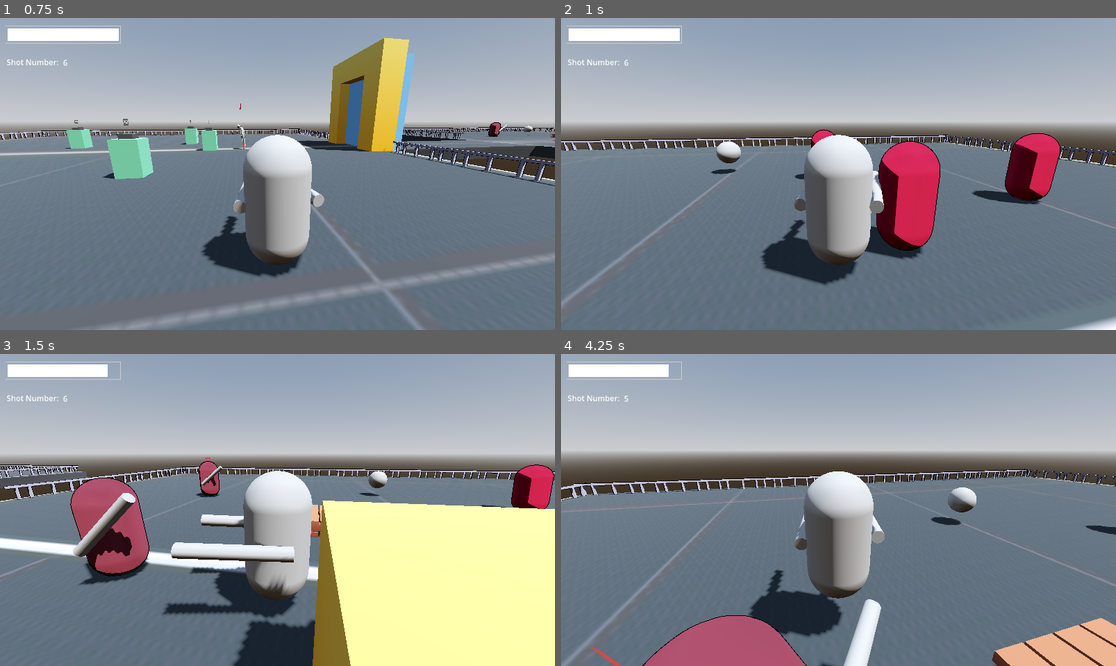
Above: before the commit, frames 1-4 (two rows, left to right).
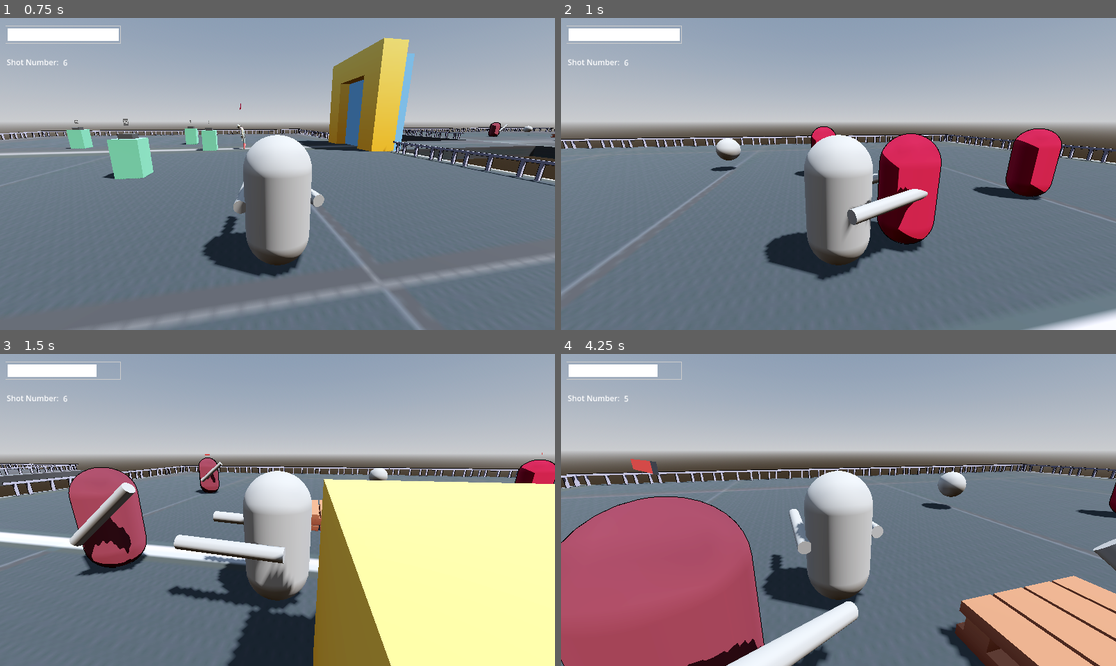
Above: after the commit, the same moments.

Repository: yashGhela/blame
Game: Godot game, scene res://levels/lab.tscn
The game is run twice, just before and just after one commit, with the same random seed, the same clock (stepped at 60 frames per second) and the same inputs. The project has no main scene, so this scene is started directly.
Inputs (mouse positions are in pixels of both pictures, inside the frame that each line leads up to):
- Up to frame 1 (0.75 s): tap Enter at 0.5 s; move the mouse to (305, 174) at 0.52 s; hold W (forward) from 0.53 s (still down); click (305, 174) at 0.6 s
- Up to frame 2 (1 s): keep holding W (forward); tap Space (jump) at 0.77 s; tap Q (snap) at 0.8 s
- Up to frame 3 (1.5 s): keep holding W (forward); move the mouse to (249, 510) at 1.27 s; tap Q (snap) at 1.35 s
- Up to frame 4 (4.25 s): keep holding W (forward); tap Space (jump) at 1.52, 3.02, 3.77 s; click (810, 510) at 1.55 s; move the mouse to (849, 503) at 2.02 s; right-click (849, 503) at 2.1 s; tap Q (snap) at 2.3, 3.8 s; move the mouse to (832, 516) at 2.77 s; tap F (fire) at 2.85 s; click (832, 516) at 3.05 s; move the mouse to (877, 513) at 3.52 s; click (877, 513) at 3.6 s

Frame 1 is identical in both runs. In frame 2, 6.1% of the frame differs, in the area x 0-100%, y 34-100%; in frame 3, 15%; in frame 4, 32%, in the area x 0-100%, y 3-100%.

Commit message:
added air snapping

Diff:
--- a/gameplay-elements/chainer.tscn
+++ b/gameplay-elements/chainer.tscn
@@ -123,6 +123,6 @@
 transform = Transform3D(1, 0, 0, 0, 1, 0, 0, 0, 1, 0.0030815601, -0.9819255, -0.22344494)
 
 [node name="Cube_003" parent="chainer/rigman/Skeleton3D/eyes" parent_id_path=PackedInt32Array(1246154780, 1144877449) index="0" unique_id=1740875475]
-transform = Transform3D(0.00048248665, 0.018710066, 0.009917797, 0.0023024466, -0.014408353, 0.012551339, 0.013129371, 0.0018391669, -0.002565545, -0.04790879, 0.02580893, -0.23018798)
+transform = Transform3D(0.00048248665, 0.018710067, 0.009917797, 0.0023024466, -0.014408355, 0.012551339, 0.013129371, 0.0018391672, -0.002565545, -0.04790879, 0.02580893, -0.23018798)
 
 [editable path="chainer"]
--- a/scripts/playerthirdpers.gd
+++ b/scripts/playerthirdpers.gd
@@ -3,7 +3,7 @@
 
 var SPEED = 9.0
 const JUMP_VELOCITY = 4.5
-const PHASE_JUMP_FORCE = 12.0
+const PHASE_JUMP_FORCE = 15.0
 
 var is_attacking:=false
 
@@ -139,7 +139,10 @@
 		if is_snapping:
 			return
 
-		snap()
+		if is_on_floor():
+			snap()
+		elif not is_on_floor():
+			airsnap()
 
 
 	if Input.is_action_just_pressed("fire"):
@@ -147,6 +150,9 @@
 
 	movement(delta)
 	move_and_slide()
+
+func floorslam():
+	pass
 
 func movement(delta):
 	if not is_on_floor():
@@ -295,6 +301,80 @@
 				fire_shots=6
 		)
 
+
+func airsnap():
+	snap_target = enemy_detector.get_furthest_enemy()
+
+	var distance = global_position.distance_to(snap_target.global_position)
+
+
+
+	if snap_target==null:
+		return
+
+	is_snapping=true
+	snap_cooldown=true
+
+	var direction = snap_target.global_position - global_position
+	var angle = atan2(direction.x, direction.z)
+	direction = direction.normalized()
+
+	var target_position = snap_target.global_position - direction * SNAP_DISTANCE
+
+
+	# Face the enemy
+	#body.look_at(
+		#snap_target.global_position,
+		#Vector3.UP
+	#)
+	#
+	#body.rotate_y(deg_to_rad(180))
+
+	# Move player toward enemy
+	var tween = create_tween()
+	tween.set_trans(Tween.TRANS_SINE)
+	tween.set_ease(Tween.EASE_OUT)
+
+	tween.tween_property(
+		self,
+		"global_position",
+		target_position,
+		SNAP_DURATION
+	)
+
+	var look_direction = snap_target.global_position - body.global_position
+	look_direction.y = 0
+
+	var target_angle = atan2(
+		look_direction.x,
+		look_direction.z
+	)
+
+	var rotation_tween = create_tween()
+	rotation_tween.set_trans(Tween.TRANS_SINE)
+	rotation_tween.set_ease(Tween.EASE_OUT)
+
+	rotation_tween.tween_property(
+		body,
+		"rotation:y",
+		target_angle + deg_to_rad(90),
+		SNAP_DURATION
+	)
+
+	await tween.finished
+
+	# Make sure we don't continue if something interrupted the snap
+	if not is_snapping:
+		return
+
+	velocity = Vector3.ZERO
+
+	# Play attack
+	basicanims.play("hit_one")
+
+	await get_tree().create_timer(SNAP_COOLDOWN).timeout
+	snap_cooldown = false
+
 func snap():
 	snap_target = enemy_detector.get_furthest_enemy()
 
